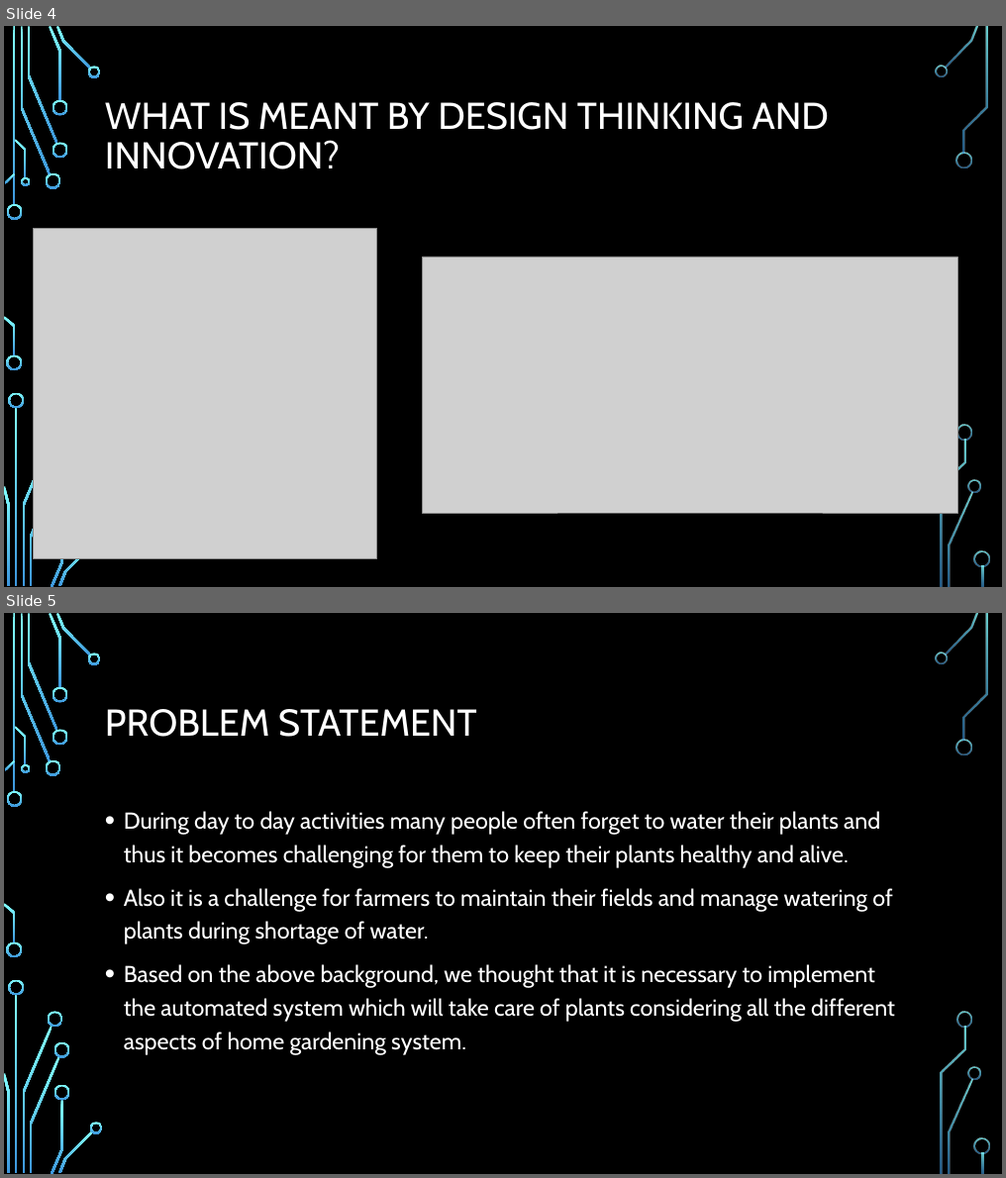
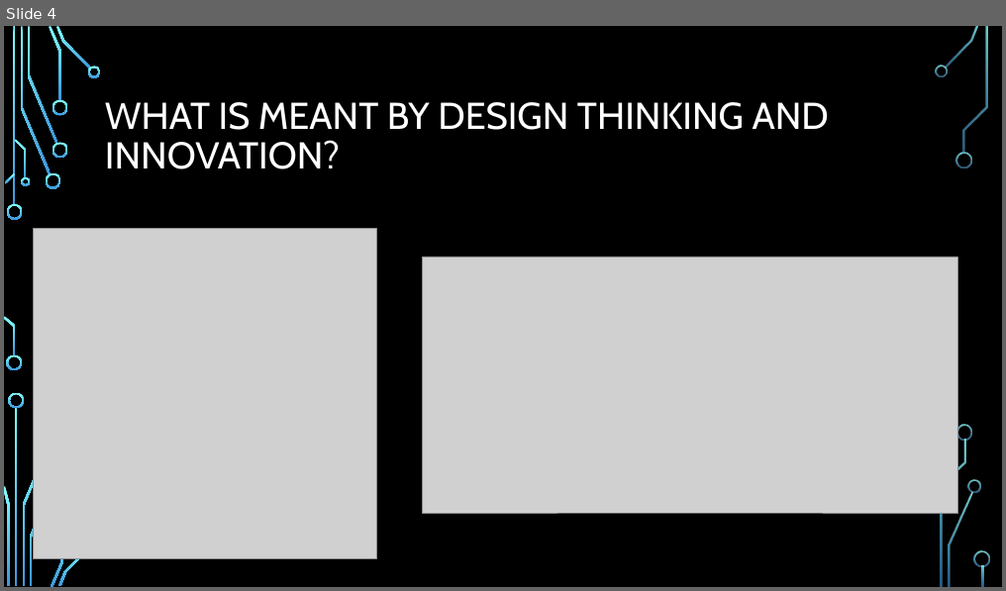
Before and after one commit to hemanthkumar29/design-think-website, a slide deck: public/team_presentations/team_7_presentation.pptx. Shown one above the other, each under a label of ours: slides 4 and 5 before the commit, slide 4 after it. The pictures are 1006x1178 and 1006x591 pixels, drawn with LibreOffice and Linux fonts; fonts in the diff are those of the drawing; grey boxes stand for pictures; background and template pictures are left out. Boxes give left, top, right and bottom in pixels: in the first picture for what was removed or moved away, otherwise in the second. Text is boxed around its words. In the diff, an @@ line names an element or a change of style, - is before the commit and + after.

```diff
--- a/public/team_presentations/team_7_presentation.pptx
+++ b/public/team_presentations/team_7_presentation.pptx
@@ slide 5 removed at <box>4,613,1002,1174</box>, background picture (left out); not listed: 32 template elements that a slide beside it also shows @@
@@ title removed at <box>105,709,477,737</box> @@
-PROBLEM STATEMENT
@@ text removed at <box>124,811,895,1056</box> @@
-• During day to day activities many people often forget to water their plants and thus it becomes challenging for them to keep their plants healthy and alive.
-• Also it is a challenge for farmers to maintain their fields and manage watering of plants during shortage of water.
-• Based on the above background, we thought that it is necessary to implement the automated system which will take care of plants considering all the different aspects of home gardening system.
@@ group removed at <box>48,1011,103,1134</box>: 4 freeform shapes @@
```
Also in this commit, not shown: 6 slides changed, 9 slides added, 5 other slides removed, 1 other file.
